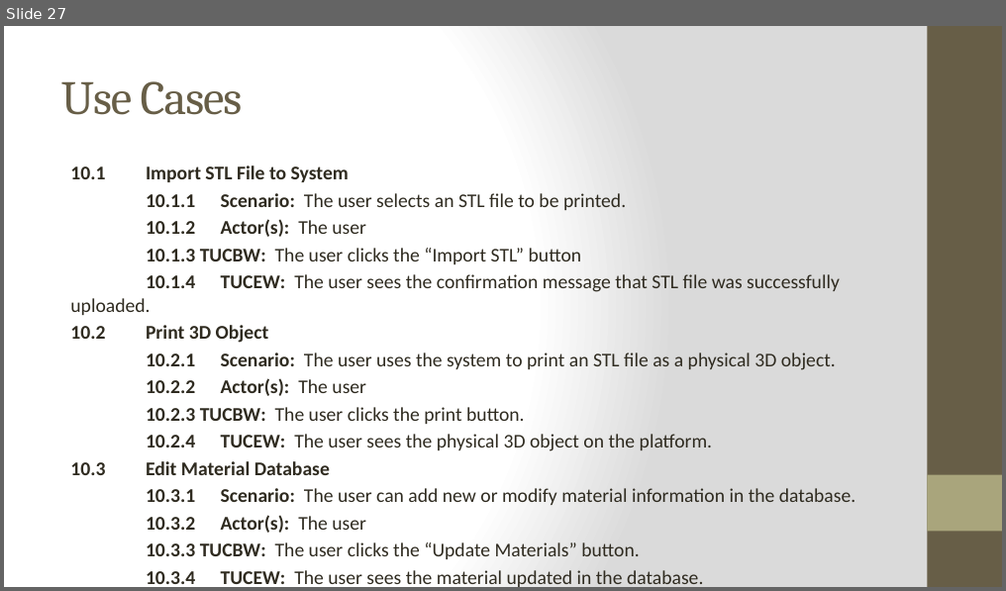
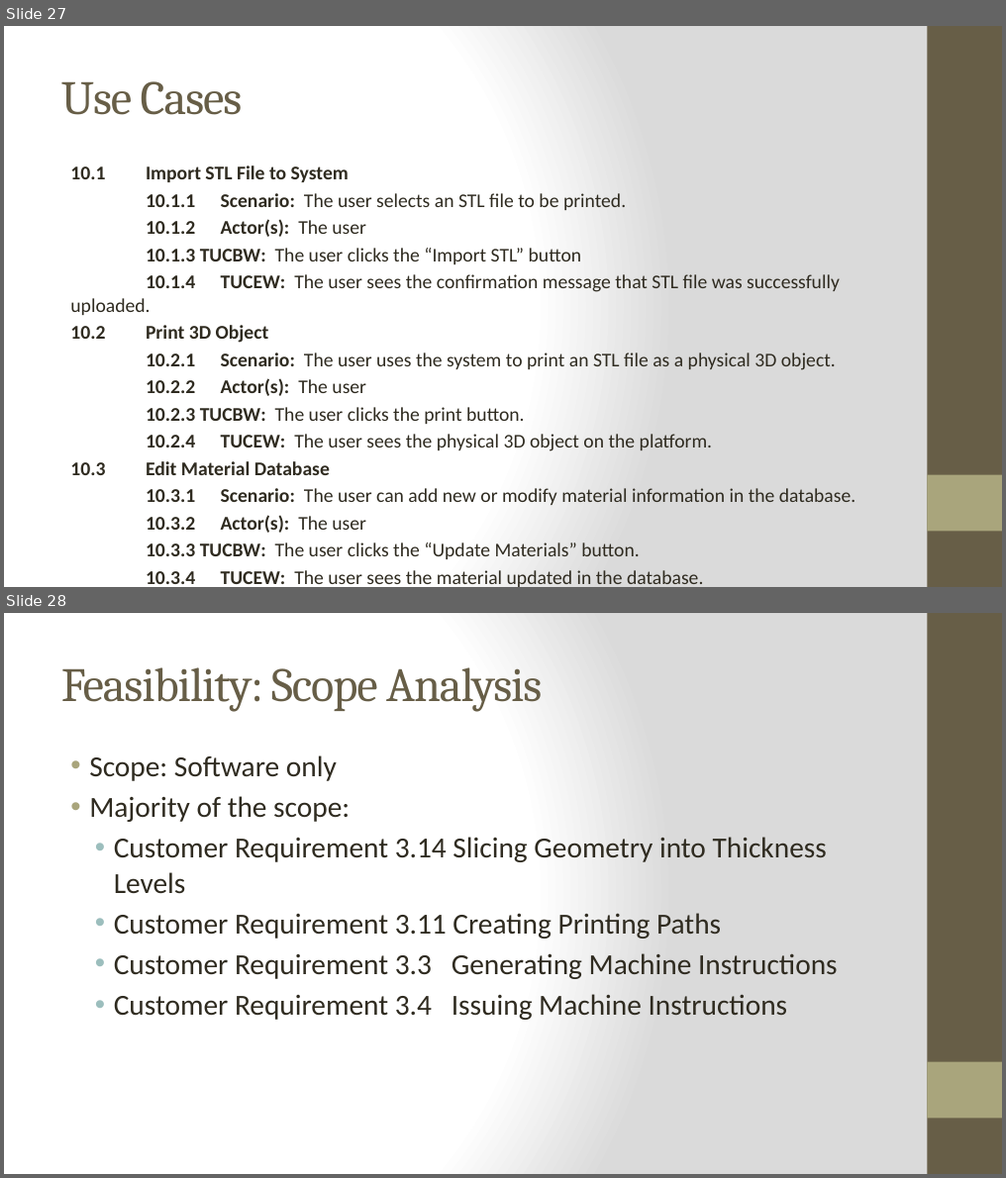
Before and after one commit to qpHalcy0n/SRDesign, a slide deck: SRS Presentation/SRS Presentation.pptx. Shown one above the other, each under a label of ours: slide 27 before the commit, slides 27 and 28 after it. The pictures are 1006x591 and 1006x1178 pixels, drawn with LibreOffice and Linux fonts; fonts in the diff are those of the drawing. Boxes give left, top, right and bottom in pixels: in the first picture for what was removed or moved away, otherwise in the second. Text is boxed around its words. In the diff, an @@ line names an element or a change of style, - is before the commit and + after.

```diff
--- a/SRS Presentation/SRS Presentation.pptx
+++ b/SRS Presentation/SRS Presentation.pptx
@@ slide 28 added at [4,613,1002,1174], background gradient #FFFFFF to #DADADA; not listed: 2 template elements that a slide beside it also shows @@
@@ title added at [61,667,542,712], 46 pt, text #675E47 @@
+Feasibility: Scope Analysis
@@ text added at [89,756,838,1020], 28 pt, text #2F2B20 @@
+• Scope: Software only
+• Majority of the scope:
+  • Customer Requirement 3.14 Slicing Geometry into Thickness Levels
+  • Customer Requirement 3.11 Creating Printing Paths
+  • Customer Requirement 3.3 Generating Machine Instructions
+  • Customer Requirement 3.4 Issuing Machine Instructions
```
Also in this commit, not shown: 3 other slides added.
